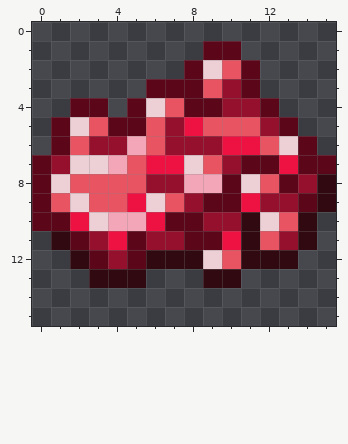
Pixel-art sprite, stored at resources/contenttweaker/textures/items/ruby_ingot.png. The picture above was drawn from the file before the commit.
The file is 16x16 pixels.
New version:
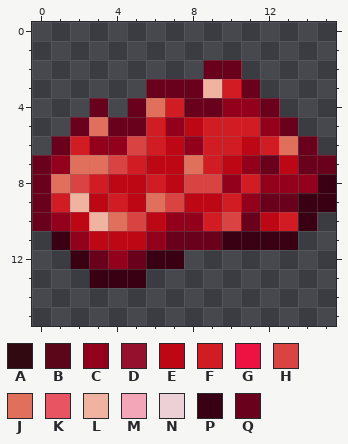
Palette (. is transparent): A #300911  B #5b0619  C #93001c  D #95102c  E #bd0715  F #d21c23  G #ed1241  H #d94442  J #e0705b  K #e85461  L #efb3a0  M #f2a6b7  N #edcfd6  P #380012  Q #69001c
What changed:
Changed rows in their new state; - is an unchanged pixel.
first column x 0:
 1 ---------..-----
 2 --------.QQ.----
 3 ------QQQLFQ----
 4 --.Q-QJFQQCCQ---
 5 -.QJQQFCEFFFCQ--
 6 -QFCCHFECFFEFJQ-
 7 QCJJHFEEJFECQEQQ
 8 QJHFEEFEHHCFCCCP
 9 QFLEFEJHEEFCQQPP
10 QCELJHECCFHQEFP-
11 -PCEEECQQQPPPP.-
12 --PQCQPP......--
13 ---PPP---..-----
Boxes around the changes in both pictures, in picture pixels (x1, y1, x2, y2):
changed: (32, 41, 336, 288)
